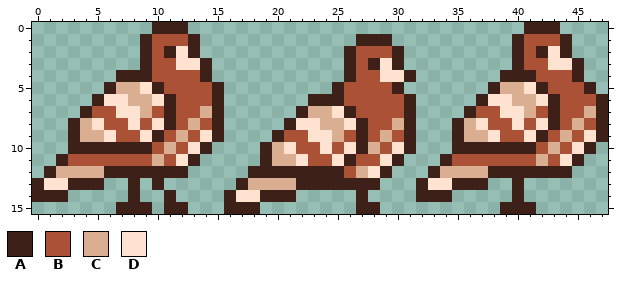
File history of a pixel-art sprite, data/assets/pigeon.png. Above, as it was before the edit.
The file is 48x16 pixels.
Palette (. is transparent): A #3d2119  B #ab5236  C #daae91  D #ffe2cf
The result:
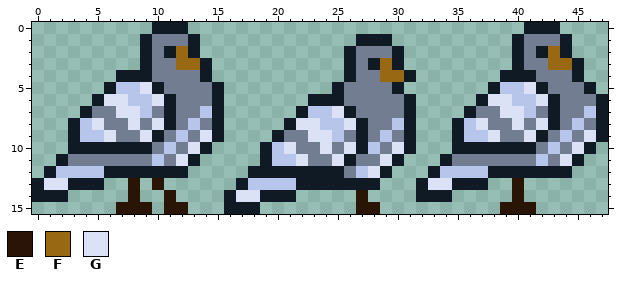
Colours new in this view: E #291405  F #996813  G #dbe2f6
Change:
colour A: #3d2119 -> #0f1a24
colour B: #ab5236 -> #737d91
colour C: #daae91 -> #b8c5ea
Changed rows in their new state; - is a pixel that keeps its letter.
first column x 1:
 2 -----------F------------------------------F---
 3 -----------FF---------------F-------------FF--
 4 ----------------------------FF----------------
 5 --------G-------------------------------G-----
 6 -----GG--G---------------------------GG--G----
 7 ------GG----------------G-------------GG------
 8 ----G--G-G-----------GG--G----------G--G-G----
 9 -----G--G----G--------GG-------------G--G----G
10 ------------G-------G--G-G---G--------------G-
11 -----------G---------G--G---G--------------G--
12 ---------------------------G------------------
13 GG-----E-E----------------------GG-----E------
14 -------E--E-----GG--------E------------E------
15 ------EEE-EE--------------EE----------EEE-----
Pixel boxes of the changes (left, top, right, bottom) in both pictures:
changed: (32, 22, 608, 214)
